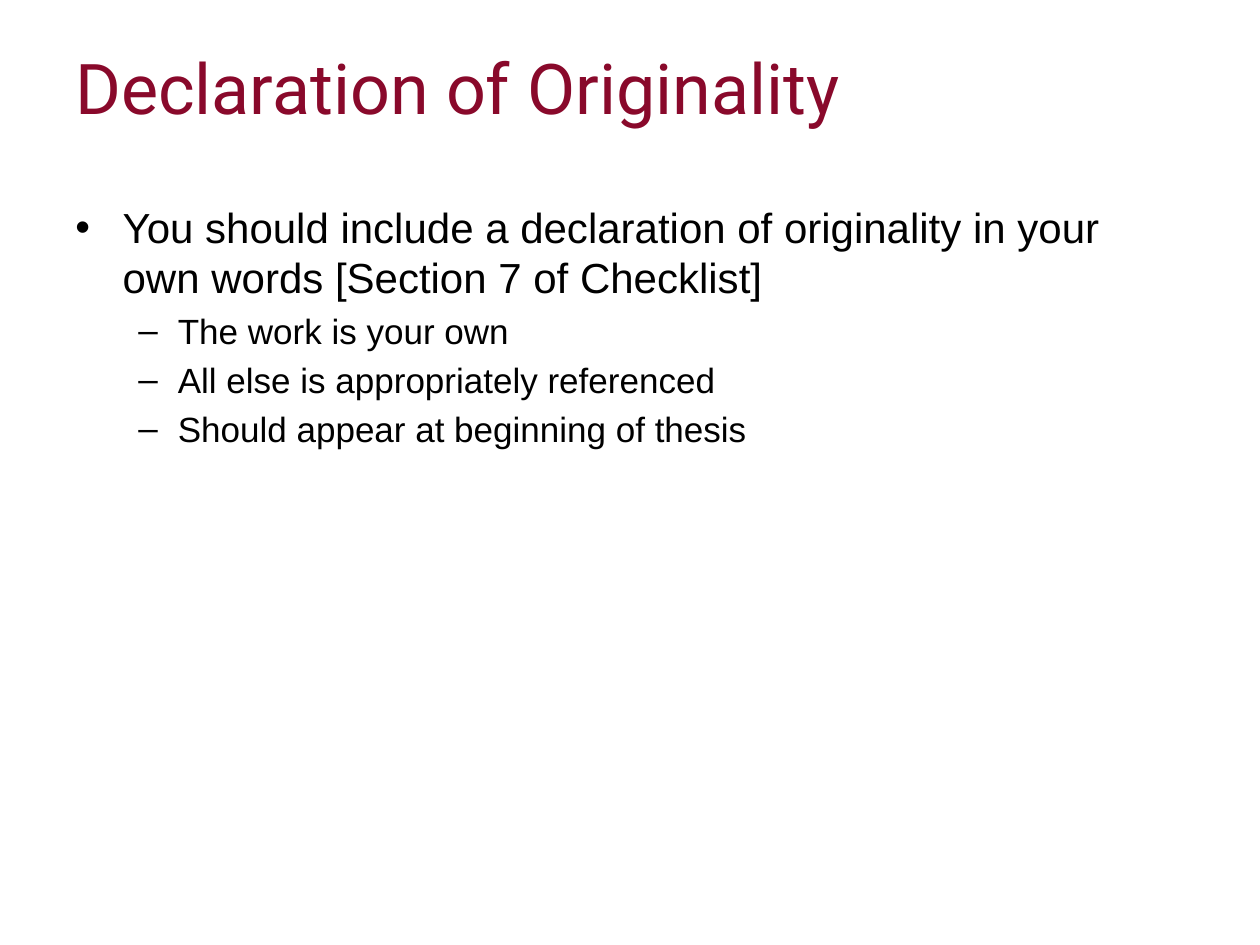
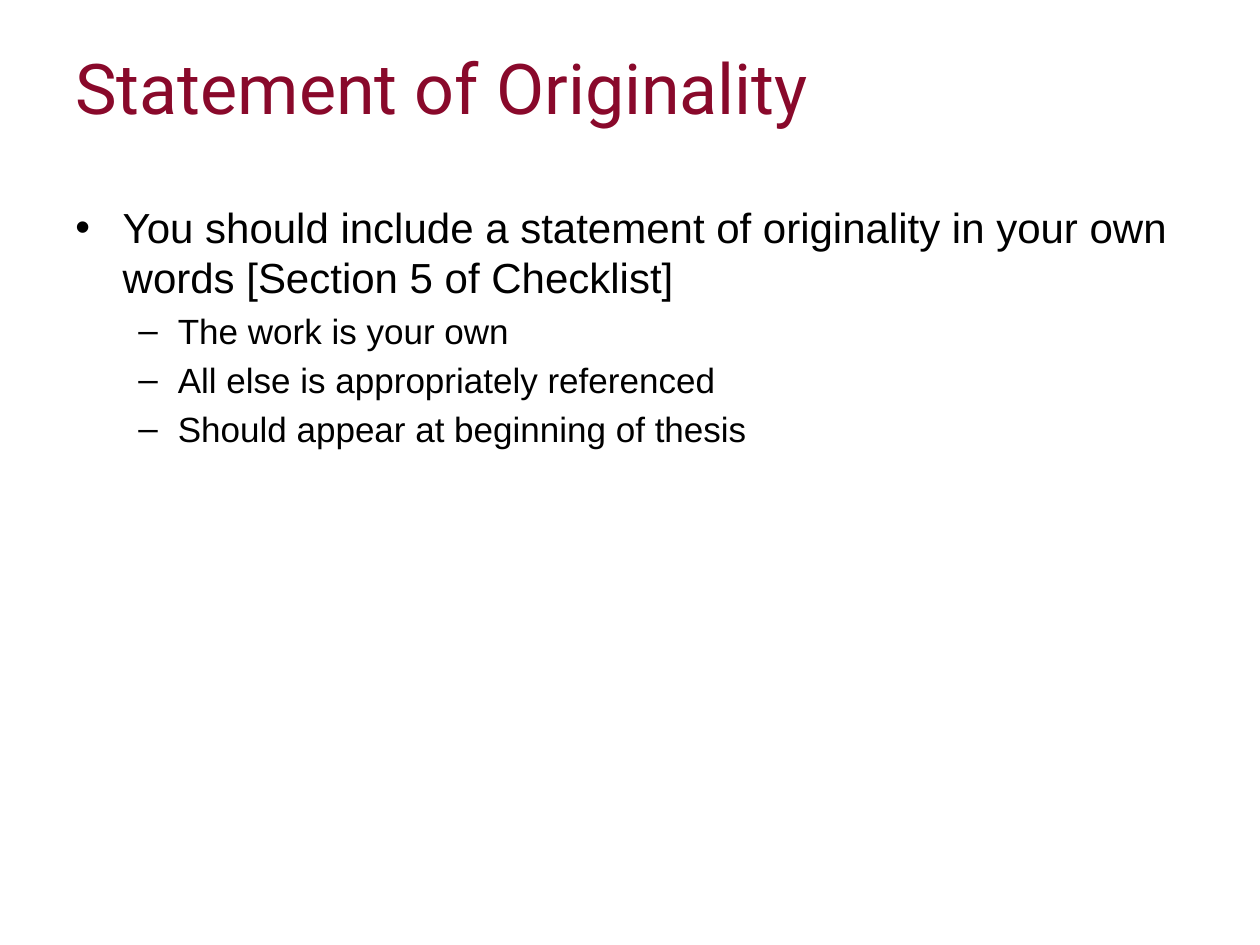
Before and after one commit to ImperialCollegeLondon/RCDS-writing-theses-in-latex, a slide deck: slide 15 of Writing Theses in Latex Slides.pptx (slide 14 before the commit). Drawn at 1260x945 pixels with LibreOffice and Linux fonts; fonts in the diff are those of the drawing; background and template pictures are left out. Boxes give left, top, right and bottom in pixels: in the first picture for what was removed or moved away, otherwise in the second. Text is boxed around its words. In the diff, an @@ line names an element or a change of style, - is before the commit and + after.

```diff
--- a/Writing Theses in Latex Slides.pptx
+++ b/Writing Theses in Latex Slides.pptx
@@ title at [75, 60, 808, 129]: text changed @@
-Declaration of Originality
+Statement of Originality
@@ text at [123, 212, 1167, 302]: text changed @@
-• You should include a declaration of originality in your own words [Section 7 of Checklist]
+• You should include a statement of originality in your own words [Section 5 of Checklist]
```
Also in this commit, not shown: 13 other slides changed.
